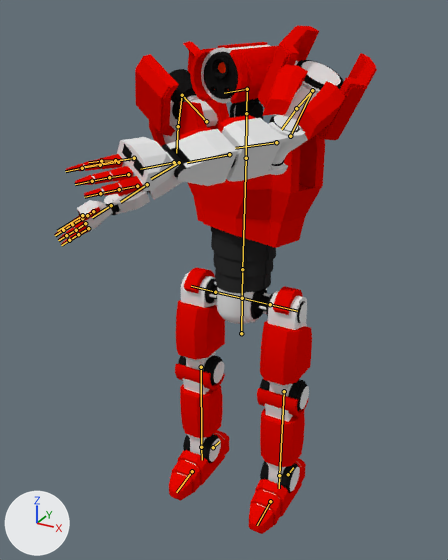
The Blender file Blender Model Source/strong_hunter_strike_right.blend: old version first, new version second.
Both versions are drawn from a camera (50 mm lens) standing at (1.27, -2.42, 2.48) and looking at (0.03, -0.16, 1.35). Lighting does not change. The marker at lower left points along +X, +Y and +Z. Both versions are drawn at frame 0 of the action 'ArmatureAction'; the numbers are the values there. The bones that bend it are drawn over the model as lines.
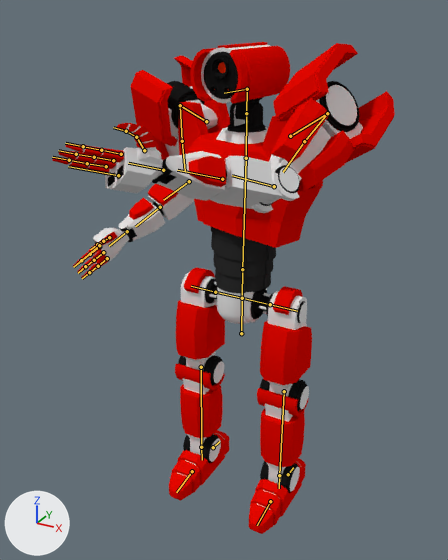
Patch to the scene script:
```diff
--- a/Blender Model Source/strong_hunter_strike_right.blend.py
+++ b/Blender Model Source/strong_hunter_strike_right.blend.py
@@ bone_shoulder_raise_l @@
 bone_shoulder_raise_l = bpy.data.objects['Armature'].pose.bones['shoulder_raise.l']  # child of 'torso_4'
-bone_shoulder_raise_l.rotation_euler = (1.047, 0.0, 0.0)  # degrees (60, 0, 0)
+bone_shoulder_raise_l.rotation_euler = (0.524, 0.0, 0.0)  # degrees (30, 0, 0)
@@ bone_elbow_l @@
 bone_elbow_l = bpy.data.objects['Armature'].pose.bones['elbow.l']  # child of 'elbow_rotate.l'
-bone_elbow_l.rotation_euler = (-0.524, 0.0, 0.0)  # degrees (-30, 0, 0)
+bone_elbow_l.rotation_euler = (-0.873, 0.0, 0.0)  # degrees (-50, 0, 0)
@@ bone_wrist_rotate_l @@
 bone_wrist_rotate_l = bpy.data.objects['Armature'].pose.bones['wrist_rotate.l']  # child of 'elbow.l'
-bone_wrist_rotate_l.rotation_euler = (0.0, 0.0, 0.0)  # degrees (0, 0, 0)
+bone_wrist_rotate_l.rotation_euler = (0.0, -1.571, 0.0)  # degrees (0, -90, 0)
@@ bone_shoulder_raise_r @@
 bone_shoulder_raise_r = bpy.data.objects['Armature'].pose.bones['shoulder_raise.r']  # child of 'torso_4'
-bone_shoulder_raise_r.rotation_euler = (0.0, 0.0, 0.524)  # degrees (0, 0, 30)
+bone_shoulder_raise_r.rotation_euler = (0.0, 0.0, 0.262)  # degrees (0, 0, 15)
```

Location of each change, [x1, y1, x2, y2] in pixels of the pictures (448 x 560 px):
'Cylinder', posed (7% wider)
    before: [55, 25, 377, 534]
    after: [52, 42, 395, 534]
bone 'shoulder_raise.l', root to tip
    before: (290, 136) to (312, 90)
    after: (290, 136) to (327, 113)
bone 'elbow.l', root to tip
    before: (276, 142) to (235, 148)
    after: (274, 186) to (232, 175)
bone 'wrist_rotate.l', root to tip
    before: (229, 154) to (187, 162)
    after: (222, 179) to (177, 170)
bone 'shoulder_raise.r', root to tip
    before: (206, 121) to (182, 95)
    after: (206, 121) to (180, 105)
